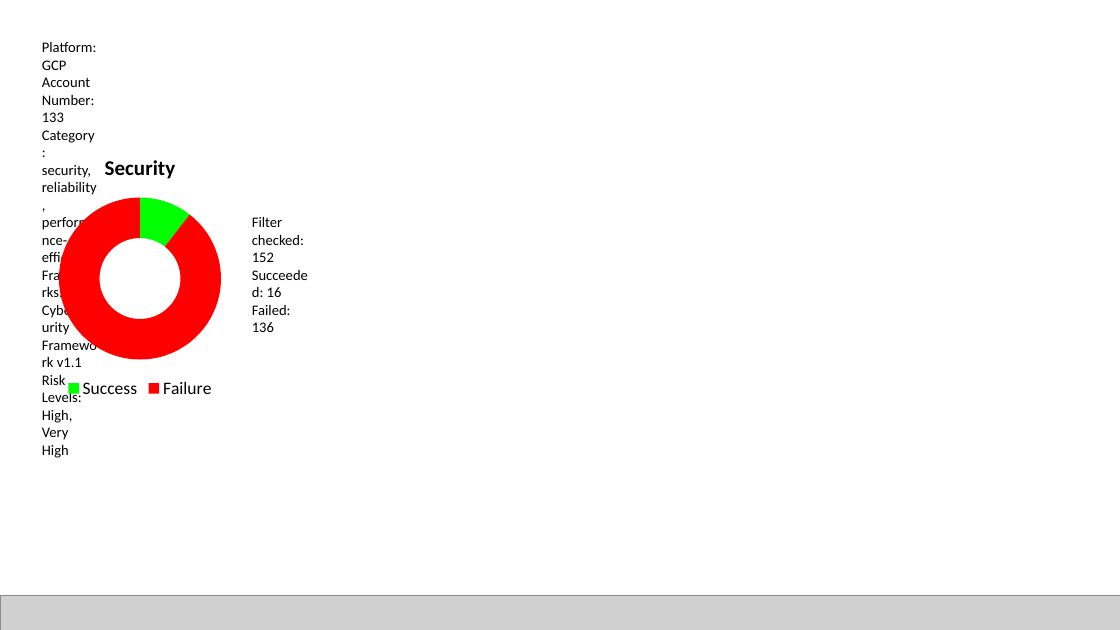
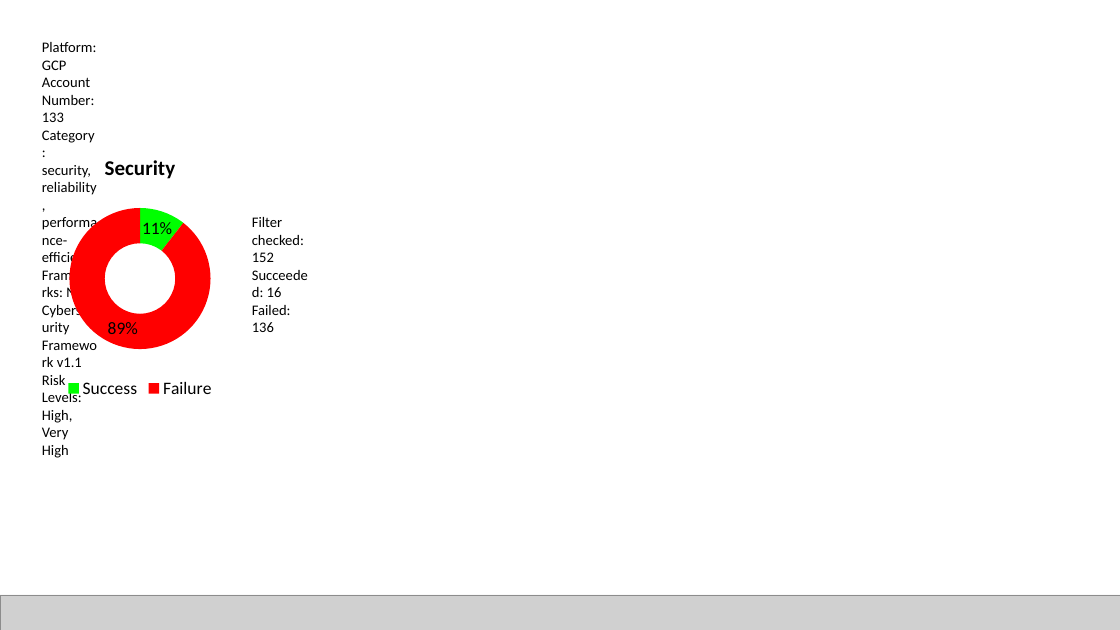
Before and after one commit to m3n3s/TM_Conformity, a slide deck: slide 3 of test.pptx. Drawn at 1120x630 pixels with LibreOffice and Linux fonts; fonts in the diff are those of the drawing; grey boxes stand for pictures. Boxes give left, top, right and bottom in pixels: in the first picture for what was removed or moved away, otherwise in the second. Text is boxed around its words. In the diff, an @@ line names an element or a change of style, - is before the commit and + after.

Commit message:
Fixed labels for doughnut chart

```diff
--- a/test.pptx
+++ b/test.pptx
@@ doughnut chart at (x1=35, y1=140, x2=245, y2=402) @@
@@ data labels of Series 1 added @@
```
Also in this commit, not shown: 1 other slide changed, 1 other file.
